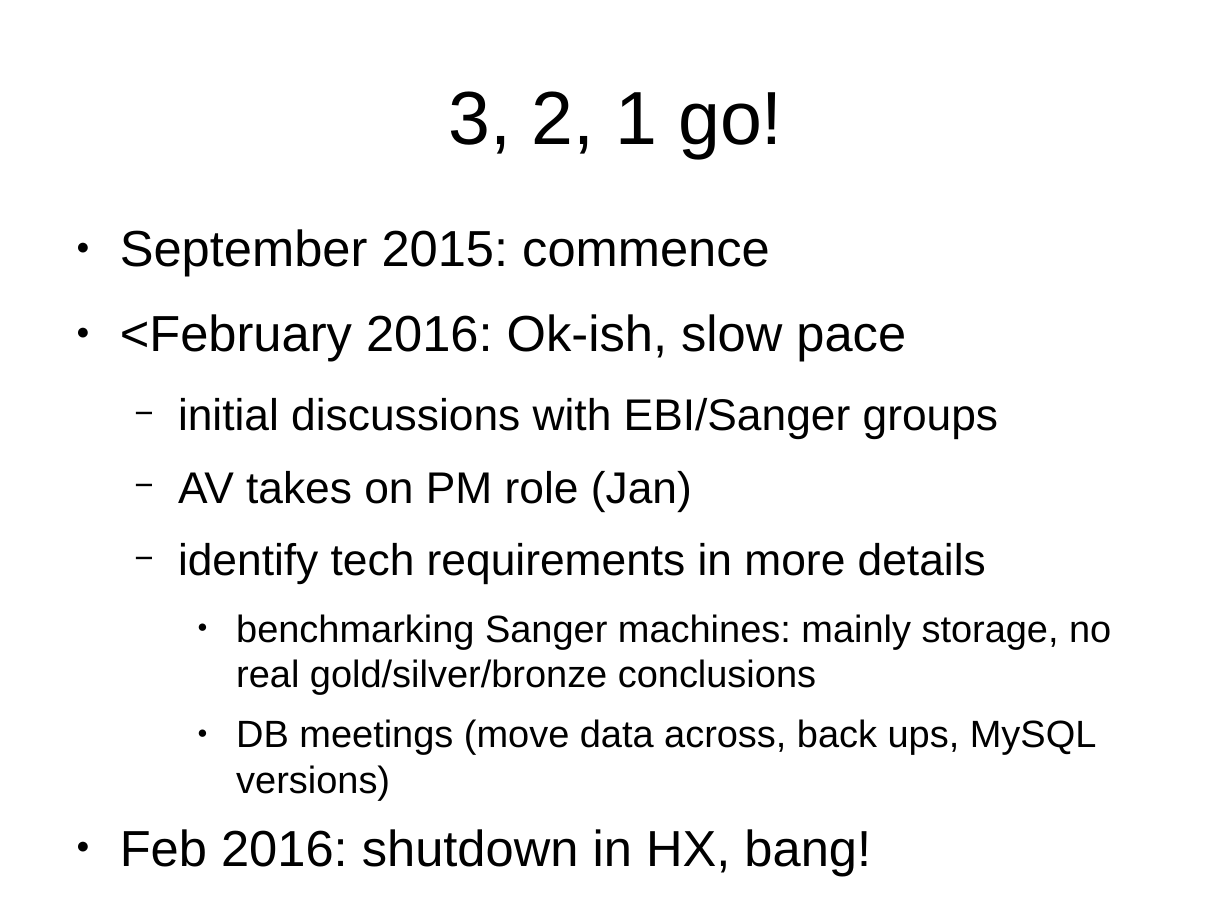
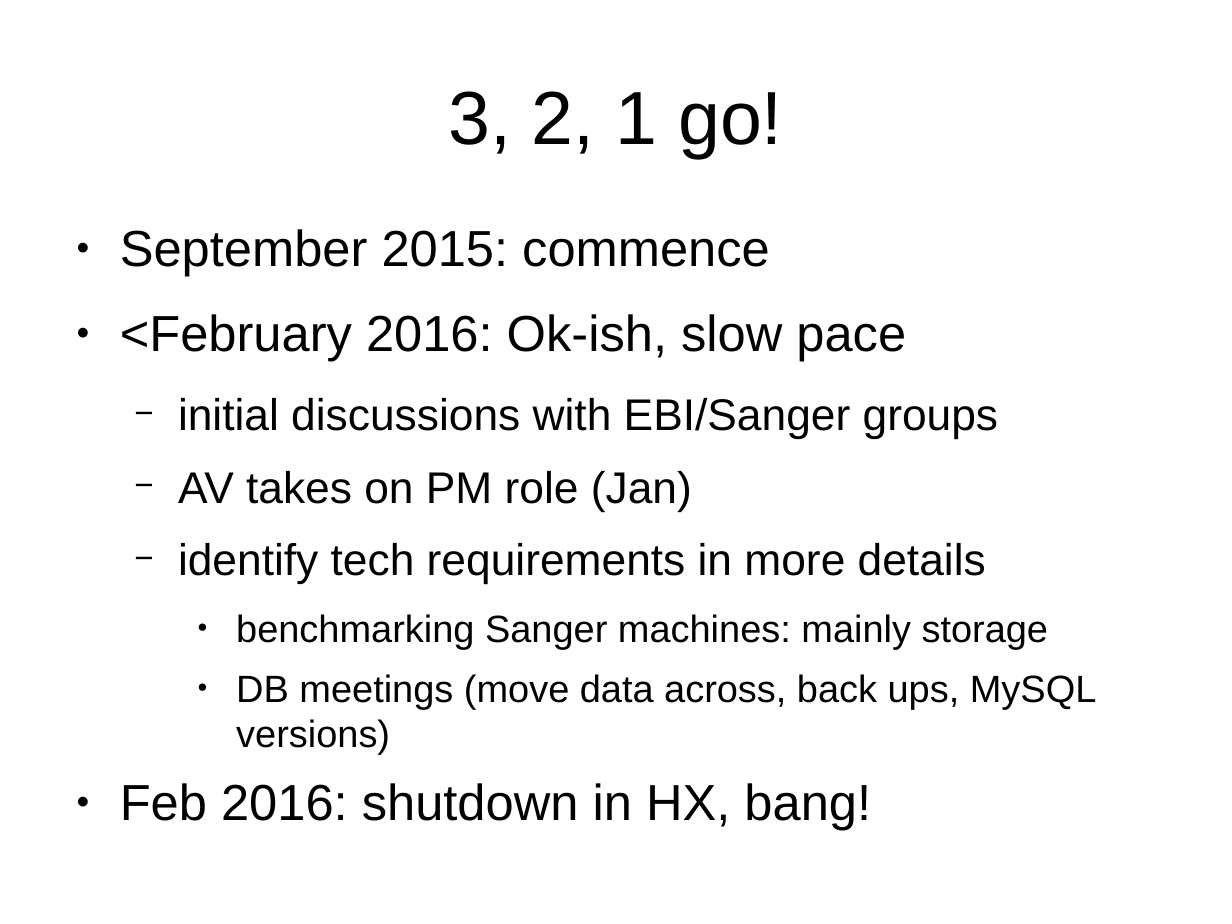
Before and after one commit to avullo/ensembl-migration-pm, a slide deck: slide 6 of data-review-10-16/talk.odp. Drawn at 1232x924 pixels with LibreOffice and Linux fonts; fonts in the diff are those of the drawing; background and template pictures are left out. Boxes give left, top, right and bottom in pixels: in the first picture for what was removed or moved away, otherwise in the second. Text is boxed around its words. In the diff, an @@ line names an element or a change of style, - is before the commit and + after.

```diff
--- a/data-review-10-16/talk.odp
+++ b/data-review-10-16/talk.odp
@@ text at [236, 614, 1049, 649]: text changed @@
-    ● benchmarking Sanger machines: mainly storage, no real gold/silver/bronze conclusions
+    ● benchmarking Sanger machines: mainly storage
```
Also in this commit, not shown: 1 other slide changed.
